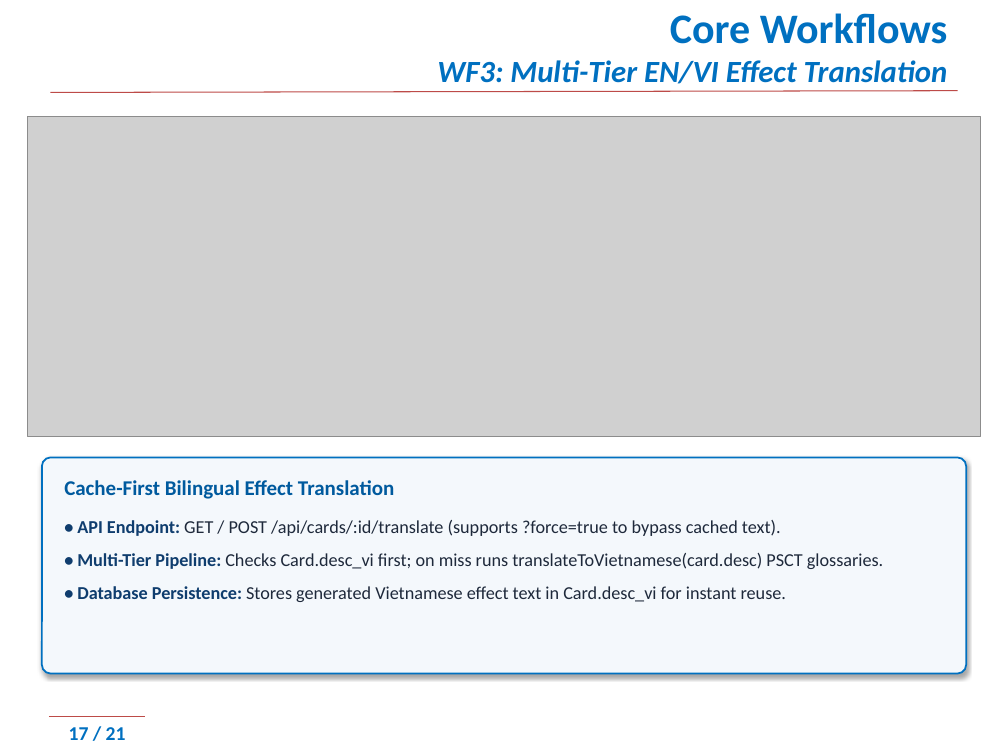
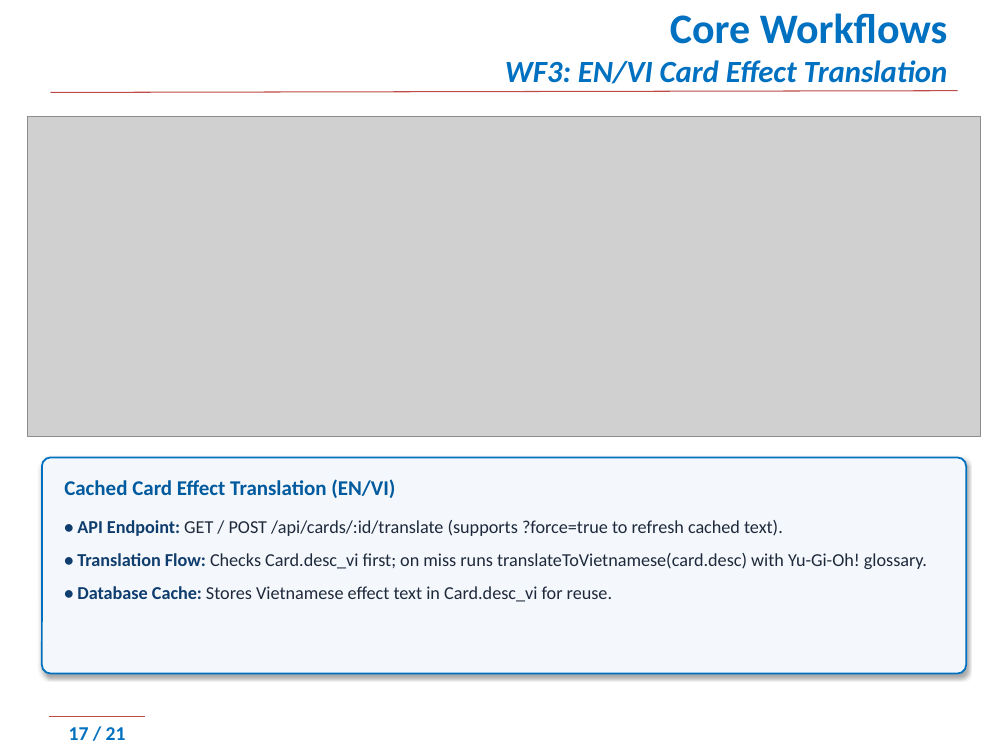
Before and after one commit to minhthanh1806/PROJECT_SDN, a slide deck: slide 17 of Tai lieu/Project Presentation.pptx. Drawn at 1008x756 pixels with LibreOffice and Linux fonts; fonts in the diff are those of the drawing; grey boxes stand for pictures; background and template pictures are left out. Boxes give left, top, right and bottom in pixels: in the first picture for what was removed or moved away, otherwise in the second. Text is boxed around its words. In the diff, an @@ line names an element or a change of style, - is before the commit and + after.

```diff
--- a/Tai lieu/Project Presentation.pptx
+++ b/Tai lieu/Project Presentation.pptx
@@ title at (505, 13, 948, 91): text changed @@
-Core Workflows
-WF3: Multi-Tier EN/VI Effect Translation
+Core Workflows
+WF3: EN/VI Card Effect Translation
@@ text in rounded rectangle at (64, 479, 927, 602): text changed @@
-Cache-First Bilingual Effect Translation
-• API Endpoint: GET / POST /api/cards/:id/translate (supports ?force=true to bypass cached text).
-• Multi-Tier Pipeline: Checks Card.desc_vi first; on miss runs translateToVietnamese(card.desc) PSCT glossaries.
-• Database Persistence: Stores generated Vietnamese effect text in Card.desc_vi for instant reuse.
+Cached Card Effect Translation (EN/VI)
+• API Endpoint: GET / POST /api/cards/:id/translate (supports ?force=true to refresh cached text).
+• Translation Flow: Checks Card.desc_vi first; on miss runs translateToVietnamese(card.desc) with Yu-Gi-Oh! glossary.
+• Database Cache: Stores Vietnamese effect text in Card.desc_vi for reuse.
```
Also in this commit, not shown: 1 other slide changed, 13 other files.
